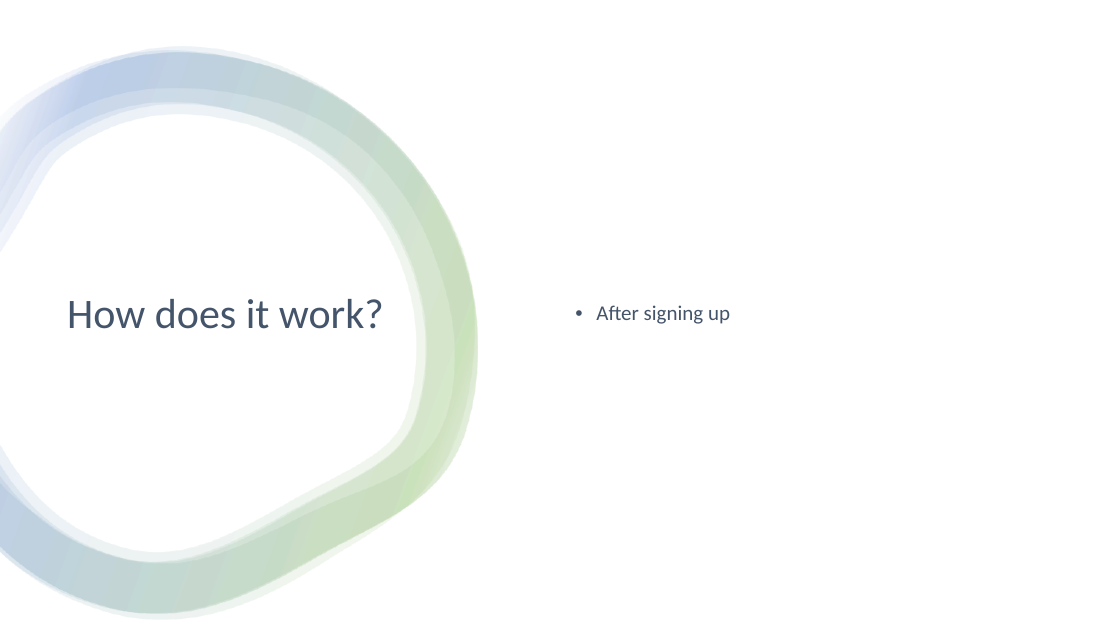
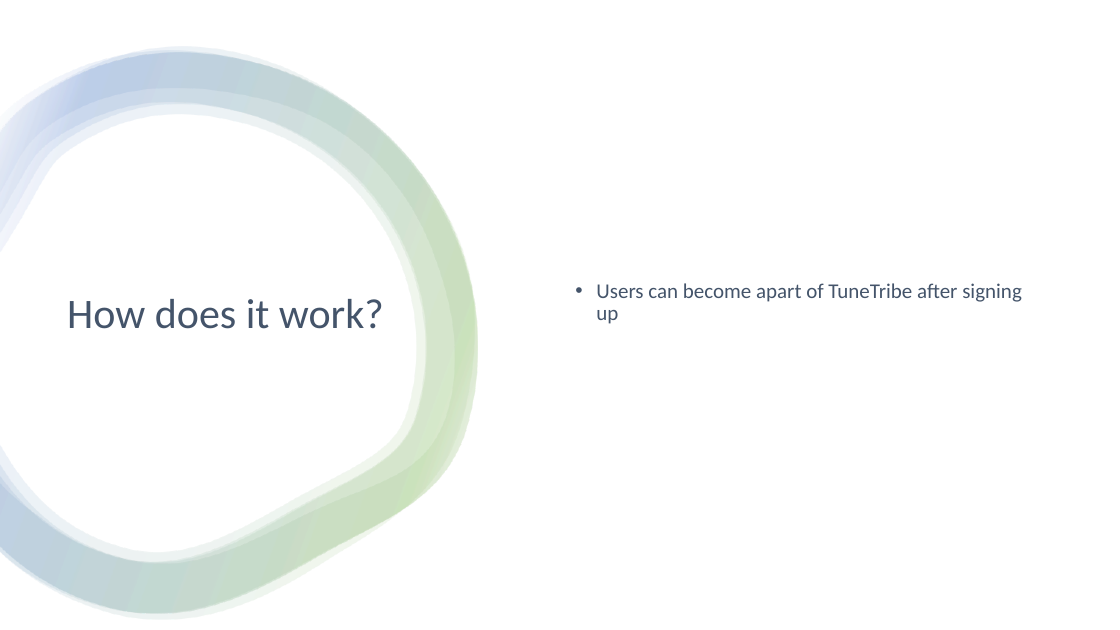
Before and after one commit to etgalang/TuneTribe, a slide deck: slide 4 of TuneTribe.pptx (slide 3 before the commit). Drawn at 1120x630 pixels with LibreOffice and Linux fonts; fonts in the diff are those of the drawing. Boxes give left, top, right and bottom in pixels: in the first picture for what was removed or moved away, otherwise in the second. Text is boxed around its words. In the diff, an @@ line names an element or a change of style, - is before the commit and + after.

```diff
--- a/TuneTribe.pptx
+++ b/TuneTribe.pptx
@@ text at [596, 283, 1022, 324]: text changed @@
-• After signing up
+• Users can become apart of TuneTribe after signing up
```
Also in this commit, not shown: 3 other slides changed, 1 slide added.
